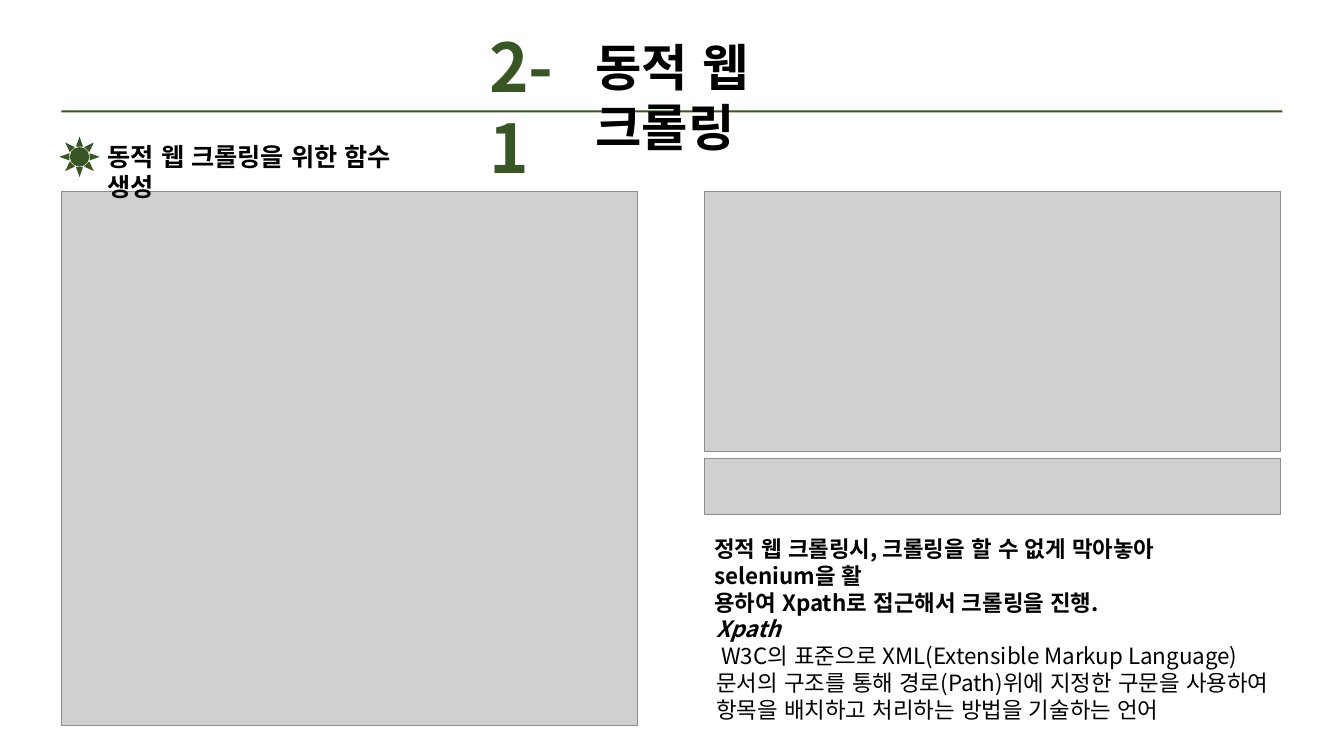
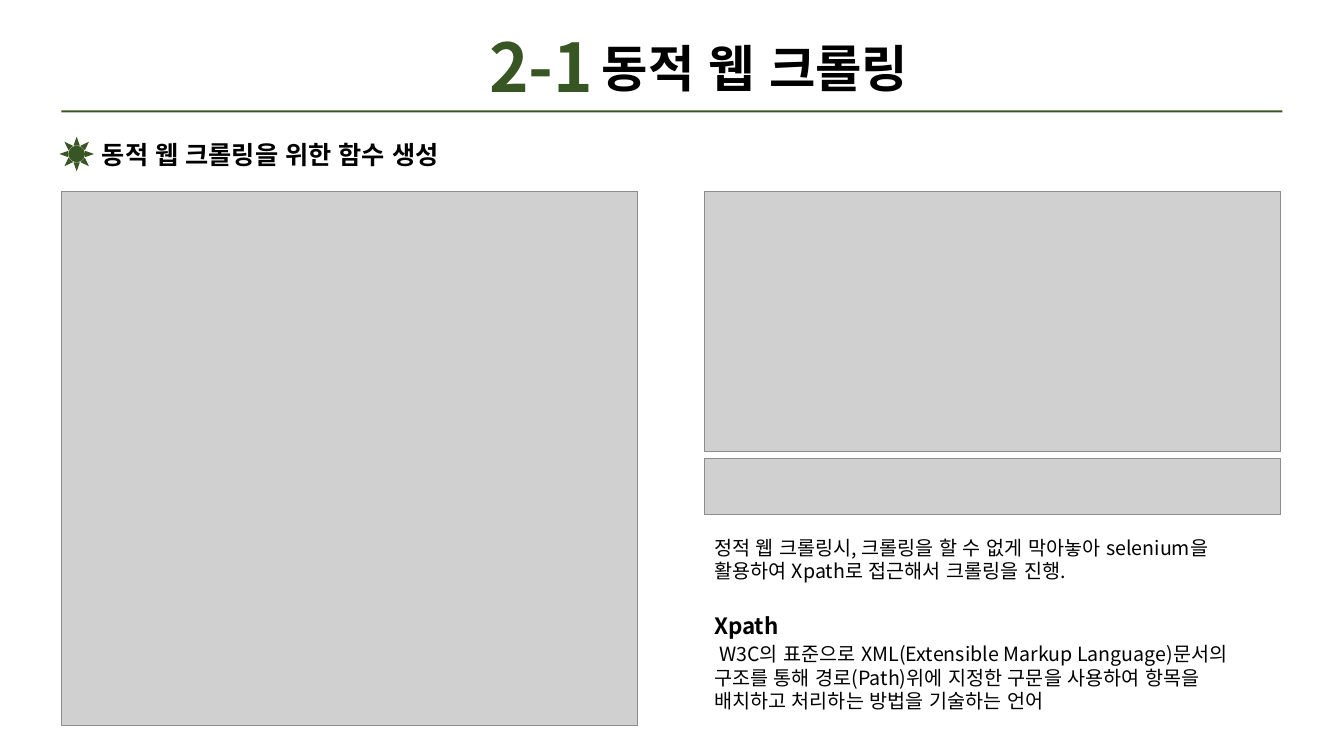
Before and after one commit to Gray116/BigData_Academy_1, a slide deck: slide 10 of 00_Projects/김설웅_개인프로젝트.pptx. Drawn at 1344x756 pixels with LibreOffice and Linux fonts; fonts in the diff are those of the drawing; grey boxes stand for pictures. Boxes give left, top, right and bottom in pixels: in the first picture for what was removed or moved away, otherwise in the second. Text is boxed around its words. In the diff, an @@ line names an element or a change of style, - is before the commit and + after.

```diff
--- a/00_Projects/김설웅_개인프로젝트.pptx
+++ b/00_Projects/김설웅_개인프로젝트.pptx
@@ text "2-1" rewrapped from bbox=[489, 41, 553, 173] to bbox=[489, 41, 593, 92] @@
@@ text "동적 웹 크롤링" rewrapped from bbox=[595, 43, 748, 151] to bbox=[602, 44, 908, 92] @@
@@ sun: place and size @@
-sun at bbox=[62, 139, 98, 175]
+sun at bbox=[62, 139, 92, 169]
@@ text "동적 웹 크롤링을 위한 함수 ..." rewrapped from bbox=[108, 144, 390, 199] to bbox=[102, 142, 438, 167] @@
@@ text at bbox=[714, 538, 1208, 583]: text changed; size 16 to 14 pt; bold off @@
-정적 웹 크롤링시, 크롤링을 할 수 없게 막아놓아 selenium을 활
-용하여 Xpath로 접근해서 크롤링을 진행.
+정적 웹 크롤링시, 크롤링을 할 수 없게 막아놓아 selenium을 활용하여 Xpath로 접근해서 크롤링을 진행.
@@ text "Xpath" at bbox=[714, 616, 1228, 710]: italic off in "Xpath"; size 16 to 14 pt @@
```
Also in this commit, not shown: 21 other slides changed, 1 slide removed, 40 other files.
